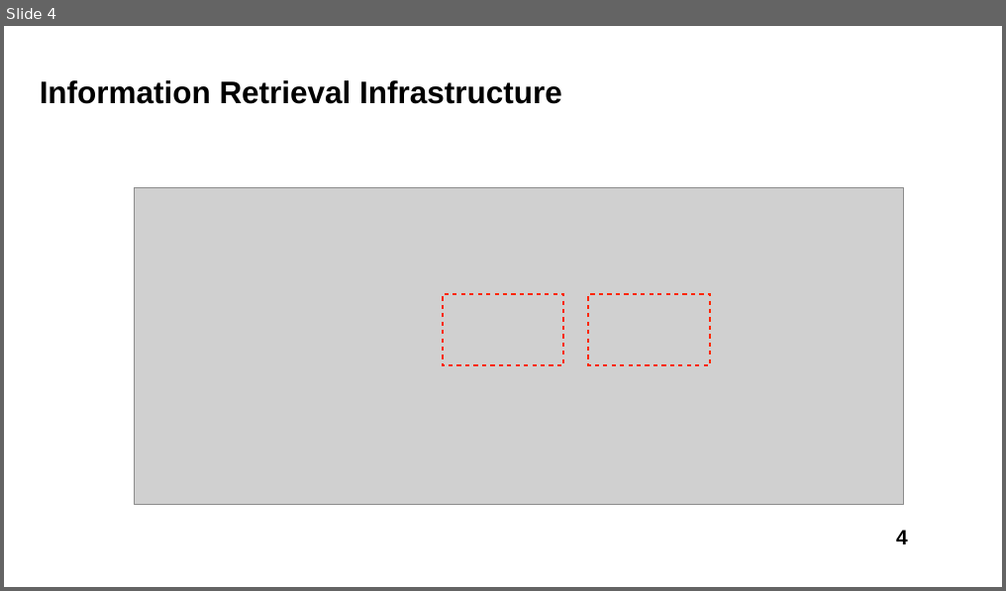
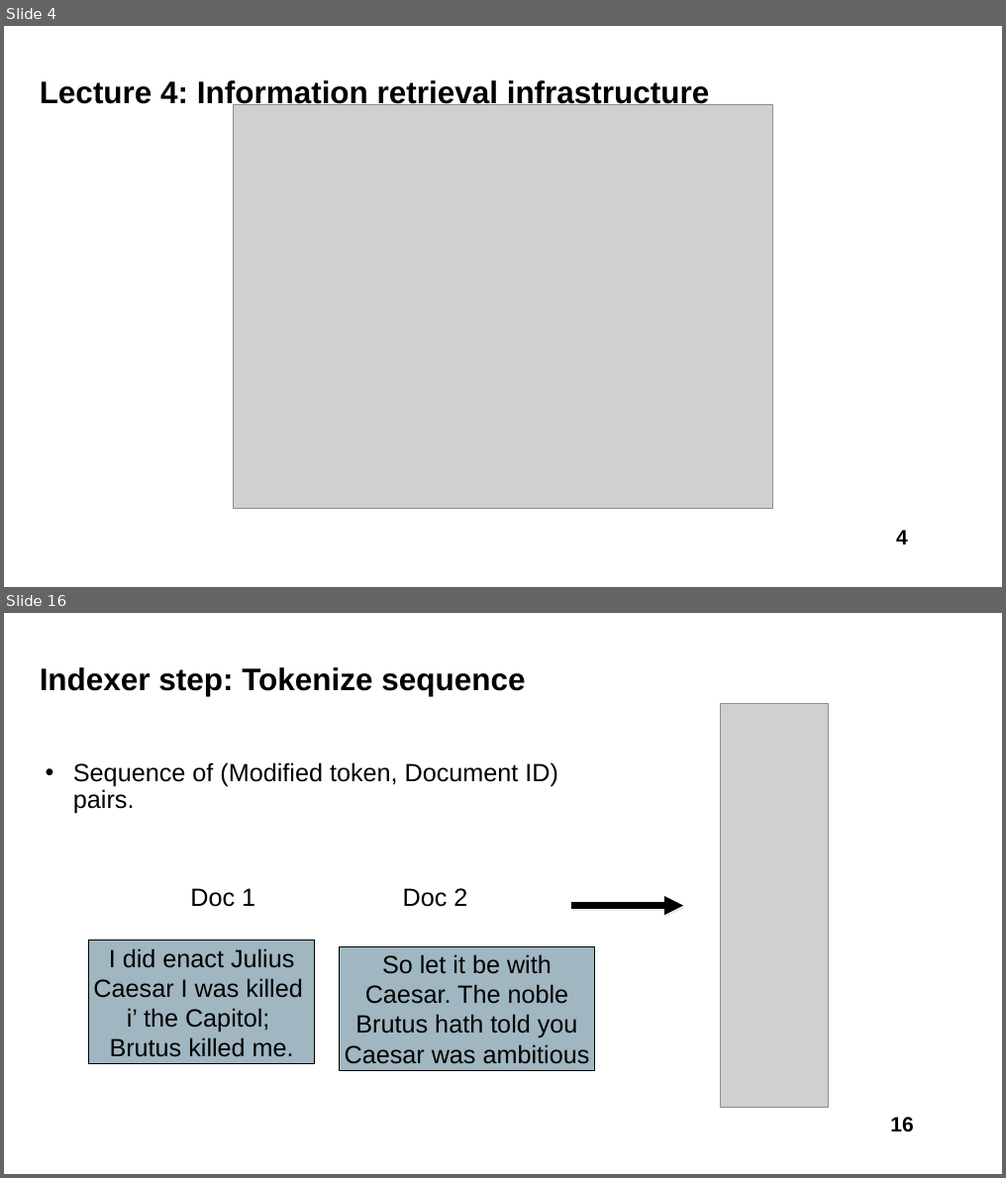
Before and after one commit to liususan091219/liususan091219.github.io, a slide deck: teaching/cs589_21f/slides/4_infr.pptx. Shown one above the other, each under a label of ours: slide 4 before the commit, slides 4 and 16 after it; the slides between them are not shown. The pictures are 1006x591 and 1006x1178 pixels, drawn with LibreOffice and Linux fonts; fonts in the diff are those of the drawing; grey boxes stand for pictures. Boxes give left, top, right and bottom in pixels: in the first picture for what was removed or moved away, otherwise in the second. Text is boxed around its words. In the diff, an @@ line names an element or a change of style, - is before the commit and + after.

```diff
--- a/teaching/cs589_21f/slides/4_infr.pptx
+++ b/teaching/cs589_21f/slides/4_infr.pptx
@@ slide 16 added at (4, 613, 1002, 1174), background #FFFFFF @@
@@ title added at (40, 667, 525, 696), 30 pt, text #000000, bold @@
+Indexer step: Tokenize sequence
@@ picture added at (721, 704, 829, 1108) @@
@@ text added at (73, 762, 558, 814), 24 pt, text #000000 @@
+• Sequence of (Modified token, Document ID) pairs.
@@ text added at (190, 888, 255, 907), 24 pt, text #000000 @@
+Doc 1
@@ text added at (403, 888, 467, 907), 24 pt, text #000000 @@
+Doc 2
@@ arrow added from (570, 906) to (683, 906), #000000 6 pt @@
@@ rectangle added at (88, 941, 314, 1065), fill #437085 at 50% opacity, outline #000000 0.75 pt, 24 pt, text #000000 @@
+I did enact Julius
+Caesar I was killed
+i’ the Capitol;
+Brutus killed me.
@@ rectangle added at (340, 947, 594, 1071), fill #437085 at 50% opacity, outline #000000 0.75 pt, 24 pt, text #000000 @@
+So let it be with
+Caesar. The noble
+Brutus hath told you
+Caesar was ambitious
@@ page number added at (890, 1117, 913, 1133), 20 pt, text #000000, bold @@
+16
@@ slide 4 changed as well @@
@@ title at (40, 78, 710, 109): text changed @@
-Information Retrieval Infrastructure
+Lecture 4: Information retrieval infrastructure
@@ picture: place and size @@
-picture at (135, 187, 903, 504)
+picture at (233, 104, 773, 509)
@@ rectangle removed at (443, 294, 564, 366) @@
@@ rectangle removed at (589, 294, 710, 366) @@
```
Also in this commit, not shown: 6 other slides changed, 37 other slides added, 28 slides removed, 3 other files.
